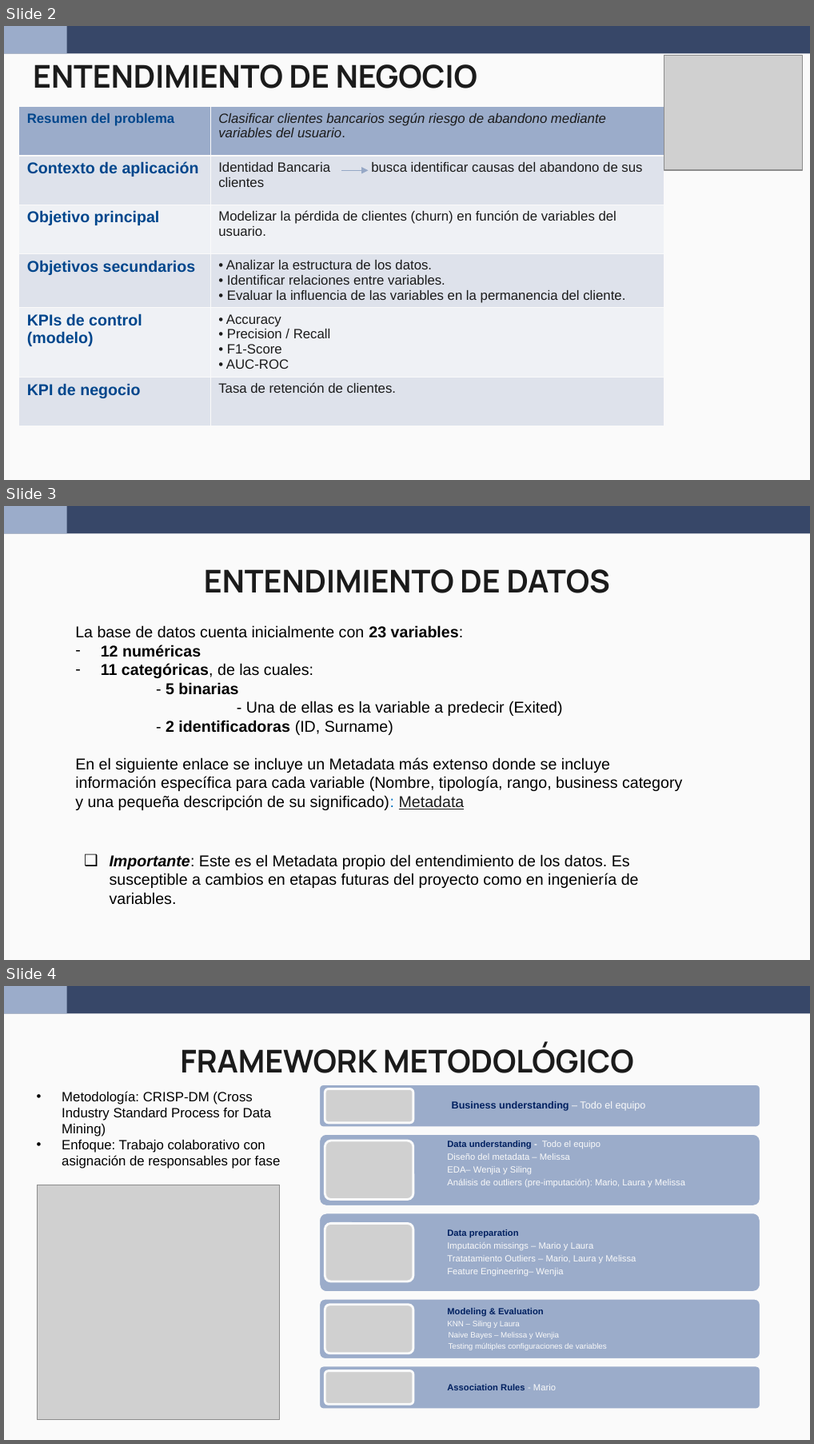
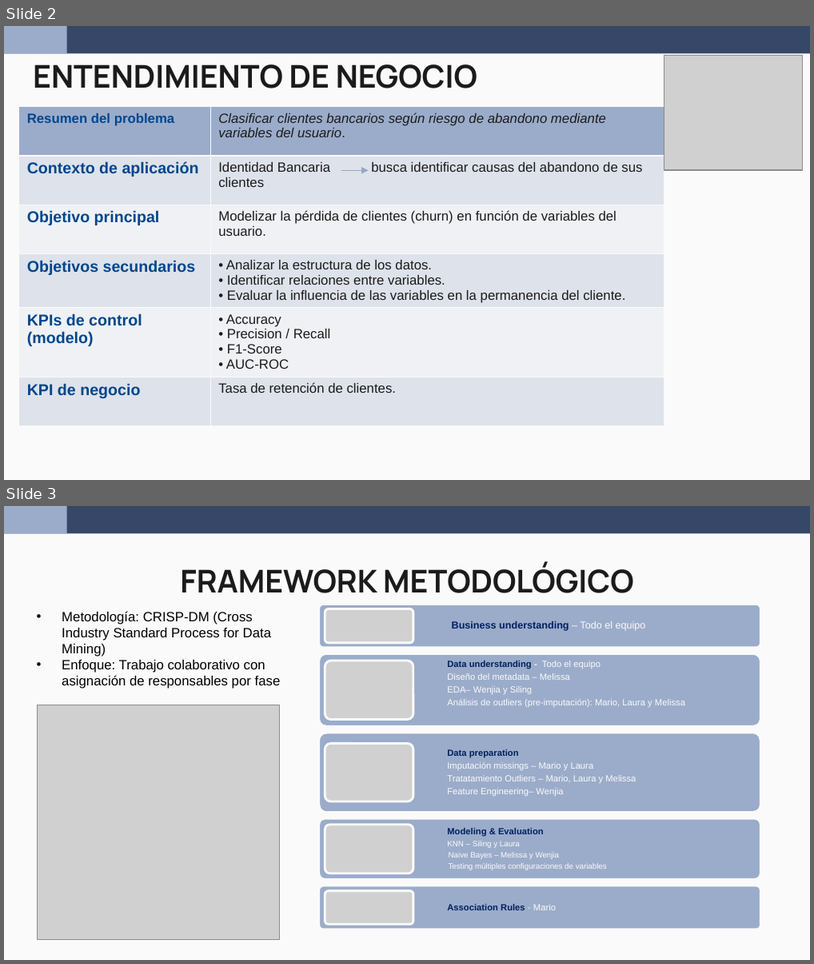
Before and after one commit to wen2111/Mineria, a slide deck: Entrega_2/00.REPORTE/Reporte_Grupo5.pptx. Shown one above the other, each under a label of ours: slides 2, 3 and 4 before the commit, slides 2 and 3 after it. The pictures are 814x1444 and 814x964 pixels, drawn with LibreOffice and Linux fonts; fonts in the diff are those of the drawing; grey boxes stand for pictures. Boxes give left, top, right and bottom in pixels: in the first picture for what was removed or moved away, otherwise in the second. Text is boxed around its words. In the diff, an @@ line names an element or a change of style, - is before the commit and + after.

Commit message:
cambios reporte

```diff
--- a/Entrega_2/00.REPORTE/Reporte_Grupo5.pptx
+++ b/Entrega_2/00.REPORTE/Reporte_Grupo5.pptx
@@ slide 3 removed at <box>4,506,810,960</box>, background #FAFAFA; not listed: 2 template elements that a slide beside it also shows @@
@@ title removed at <box>204,569,610,593</box> @@
-ENTENDIMIENTO DE DATOS
@@ text removed at <box>75,625,682,810</box> @@
-La base de datos cuenta inicialmente con 23 variables:
-– 12 numéricas
-– 11 categóricas, de las cuales:
-  - 5 binarias
-  - Una de ellas es la variable a predecir (Exited)
-  - 2 identificadoras (ID, Surname)
-  En el siguiente enlace se incluye un Metadata más extenso donde se incluye información específica para cada variable (Nombre, tipología, rango, business category y una pequeña descripción de su significado): Metadata
@@ text removed at <box>110,854,639,904</box> @@
-❑ Importante: Este es el Metadata propio del entendimiento de los datos. Es susceptible a cambios en etapas futuras del proyecto como en ingeniería de variables.
@@ what was slide 4 is now slide 3 @@
```
Also in this commit, not shown: 1 slide changed, 2 slides added, 3 other slides removed, 3 other files.
